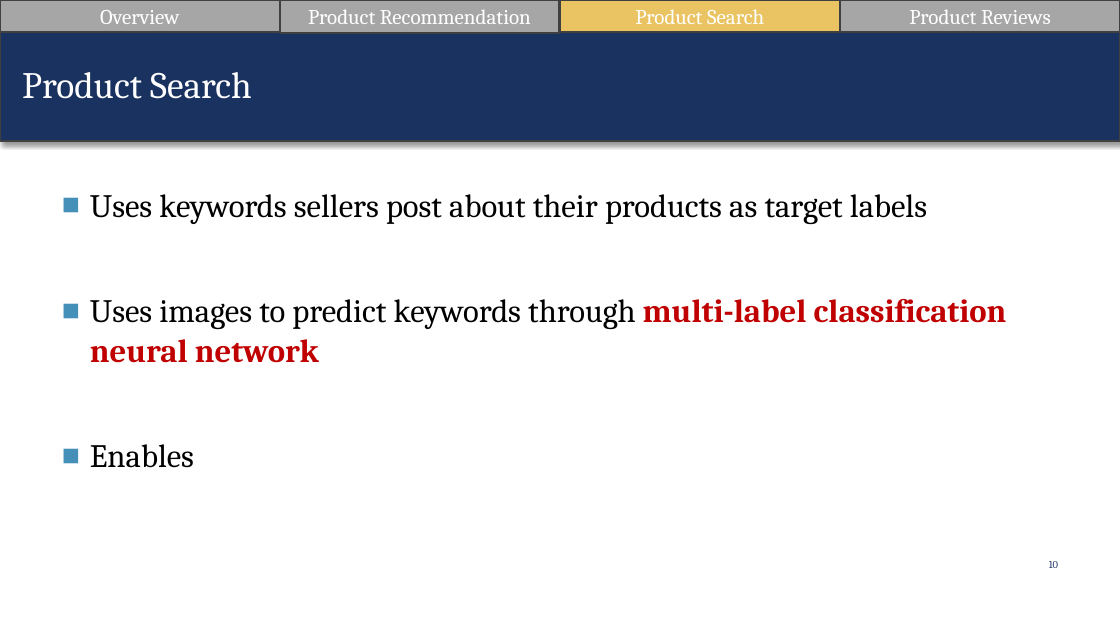
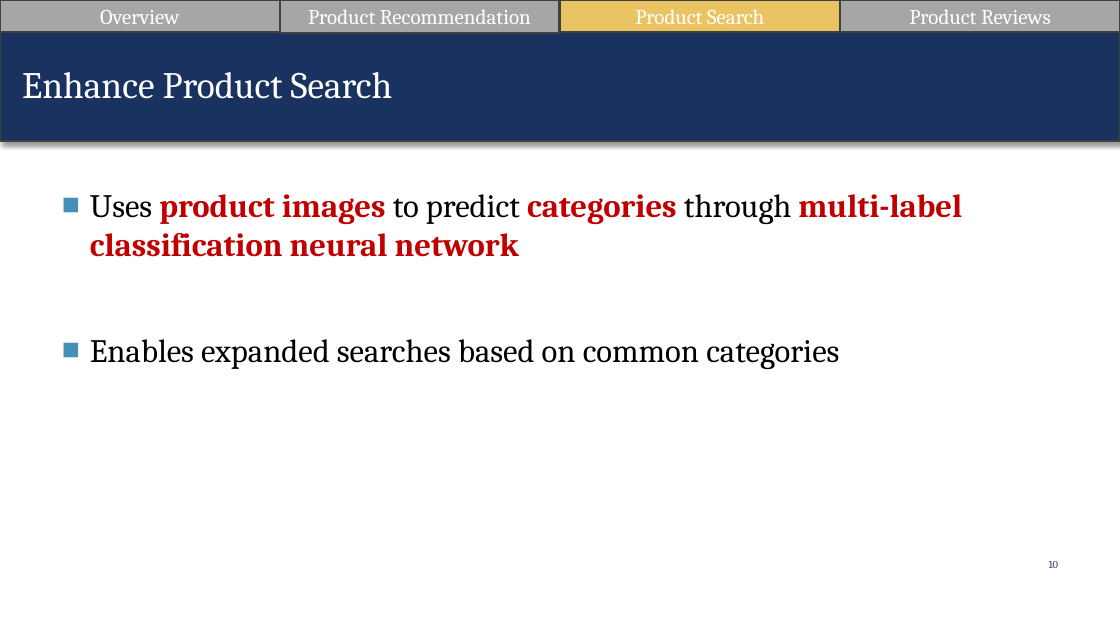
Before and after one commit to suesuyeonlim/final_project, a slide deck: slide 10 of Presentation.pptx. Drawn at 1120x630 pixels with LibreOffice and Linux fonts; fonts in the diff are those of the drawing. Boxes give left, top, right and bottom in pixels: in the first picture for what was removed or moved away, otherwise in the second. Text is boxed around its words. In the diff, an @@ line names an element or a change of style, - is before the commit and + after.

```diff
--- a/Presentation.pptx
+++ b/Presentation.pptx
@@ text at (22,72,393,99): text changed @@
-Product Search
+Enhance Product Search
@@ text at (90,194,962,369): text changed @@
-■ Uses keywords sellers post about their products as target labels
-■ Uses images to predict keywords through multi-label classification neural network
-■ Enables
+■ Uses product images to predict categories through multi-label classification neural network
+■ Enables expanded searches based on common categories
```
Also in this commit, not shown: 9 other slides changed, 1 other file.
